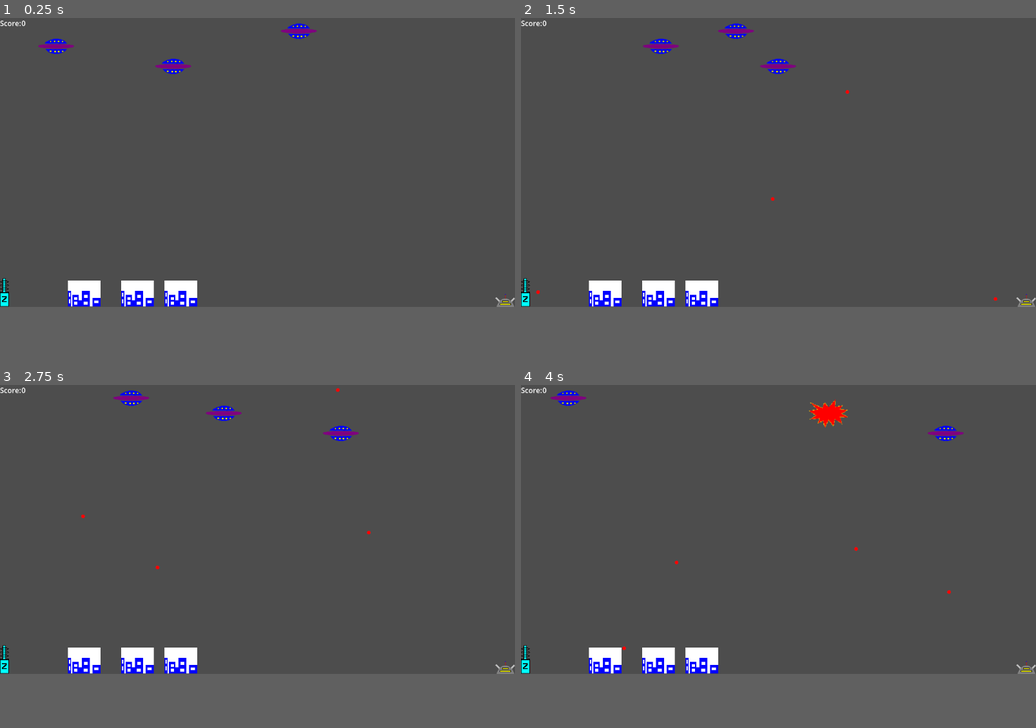
Above: before the commit, frames 1-4 (two rows, left to right).
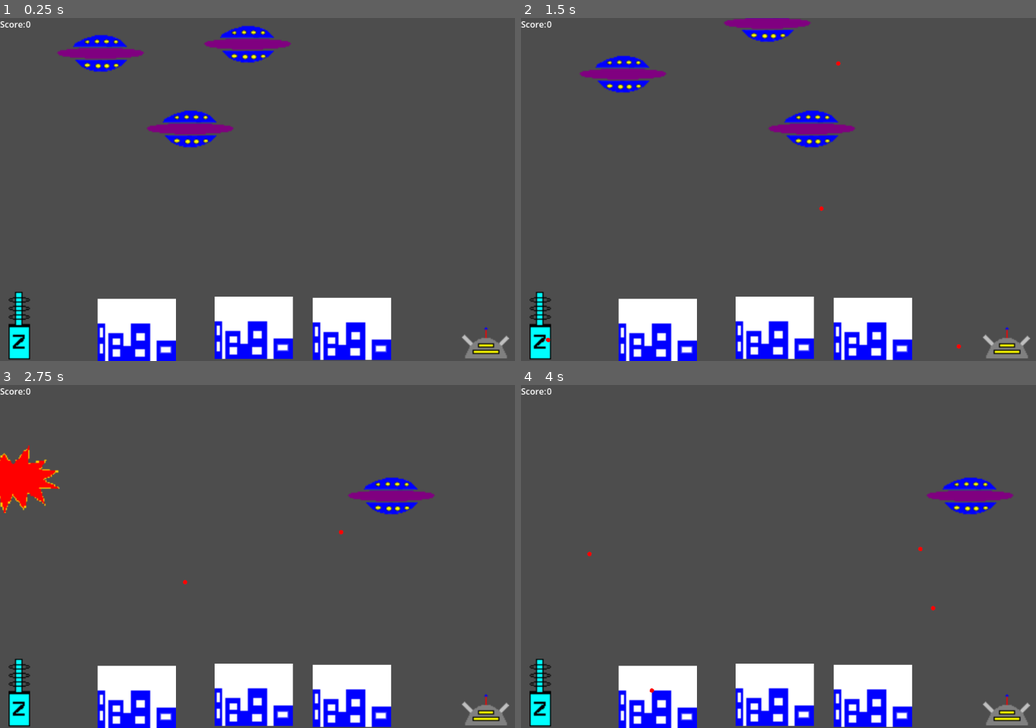
Above: after the commit, the same moments.

Repository: halkeye/AlienAttackGodot
Game: Godot game, scene res://scenes/main.tscn
The game is run twice, just before and just after one commit, with the same random seed, the same clock (stepped at 60 frames per second) and the same inputs.
Inputs (mouse positions are in pixels of both pictures, inside the frame that each line leads up to):
- Up to frame 1 (0.25 s): no input
- Up to frame 2 (1.5 s): move the mouse to (891, 148) at 0.52 s; click (891, 148) at 0.67 s; move the mouse to (675, 175) at 1.27 s; click (675, 175) at 1.42 s
- Up to frame 3 (2.75 s): move the mouse to (309, 467) at 2.02 s; click (309, 467) at 2.17 s
- Up to frame 4 (4 s): move the mouse to (752, 587) at 2.77 s; click (752, 587) at 2.92 s; move the mouse to (933, 573) at 3.52 s; click (933, 573) at 3.67 s
The window is 799x449 before the commit and 799x533 after it. Grey fills any space a smaller window leaves; there, only what the larger window draws over its background counts as a difference.

The runs differ from the first frame. In frame 1, 14% of the frame differs, in the area x 0-100%, y 0-100%; in frame 2, 14%; in frame 3, 14%; in frame 4, 13%.

Commit message:
Zoom everything in so it looks better

Diff:
--- a/project.godot
+++ b/project.godot
@@ -15,6 +15,22 @@
 config/features=PackedStringArray("4.1", "Forward Plus")
 config/icon="res://icon.svg"
 
+[display]
+
+window/size/viewport_width=960
+window/size/viewport_height=640
+
+[input]
+
+weapon_switch={
+"deadzone": 0.5,
+"events": [Object(InputEventKey,"resource_local_to_scene":false,"resource_name":"","device":-1,"window_id":0,"alt_pressed":false,"shift_pressed":false,"ctrl_pressed":false,"meta_pressed":false,"pressed":false,"keycode":0,"physical_keycode":4194320,"key_label":0,"unicode":0,"echo":false,"script":null)
+, Object(InputEventKey,"resource_local_to_scene":false,"resource_name":"","device":-1,"window_id":0,"alt_pressed":false,"shift_pressed":false,"ctrl_pressed":false,"meta_pressed":false,"pressed":false,"keycode":0,"physical_keycode":4194322,"key_label":0,"unicode":0,"echo":false,"script":null)
+, Object(InputEventKey,"resource_local_to_scene":false,"resource_name":"","device":-1,"window_id":0,"alt_pressed":false,"shift_pressed":false,"ctrl_pressed":false,"meta_pressed":false,"pressed":false,"keycode":0,"physical_keycode":4194319,"key_label":0,"unicode":0,"echo":false,"script":null)
+, Object(InputEventKey,"resource_local_to_scene":false,"resource_name":"","device":-1,"window_id":0,"alt_pressed":false,"shift_pressed":false,"ctrl_pressed":false,"meta_pressed":false,"pressed":false,"keycode":0,"physical_keycode":4194321,"key_label":0,"unicode":0,"echo":false,"script":null)
+]
+}
+
 [layer_names]
 
 2d_render/layer_1="Bullets"
--- a/scenes/main.tscn
+++ b/scenes/main.tscn
@@ -29,29 +29,37 @@
 "
 
 [node name="City1" parent="." instance=ExtResource("2_7k887")]
-position = Vector2(152, 589)
+position = Vector2(182, 524)
+scale = Vector2(2, 2)
 
 [node name="City2" parent="." instance=ExtResource("2_7k887")]
-position = Vector2(271, 589)
+position = Vector2(400, 520)
+scale = Vector2(2, 2)
 
 [node name="City3" parent="." instance=ExtResource("2_7k887")]
-position = Vector2(368, 589)
+position = Vector2(583, 522)
+scale = Vector2(2, 2)
 
 [node name="UFO1" parent="." instance=ExtResource("2_mxiys")]
-position = Vector2(88, 64)
+position = Vector2(150, 67)
+scale = Vector2(2, 2)
 
 [node name="UFO2" parent="." instance=ExtResource("2_mxiys")]
-position = Vector2(350, 109)
+position = Vector2(317, 208)
+scale = Vector2(2, 2)
 
 [node name="UFO3" parent="." instance=ExtResource("2_mxiys")]
-position = Vector2(706, 30)
+position = Vector2(499, 50)
+scale = Vector2(2, 2)
 
 [node name="Weapon" parent="." instance=ExtResource("4_edgso")]
-position = Vector2(0, 647)
+position = Vector2(16, 637)
+scale = Vector2(2, 2)
 gun_type = "Zapper"
 
 [node name="Weapon2" parent="." instance=ExtResource("4_edgso")]
-position = Vector2(1108, 648)
+position = Vector2(861, 635)
+scale = Vector2(2, 2)
 
 [node name="LeftWall" type="Area2D" parent="."]
 collision_layer = 15
